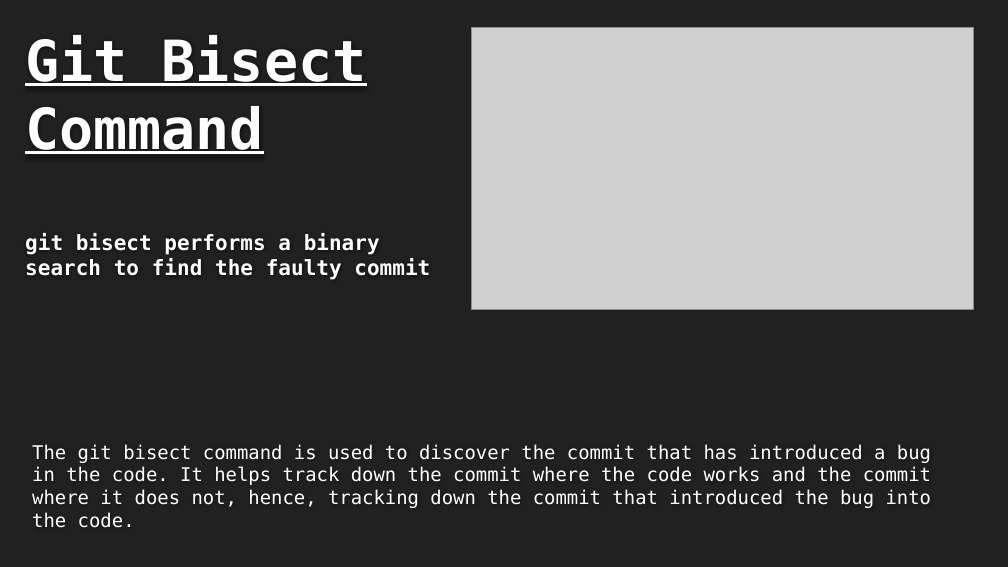
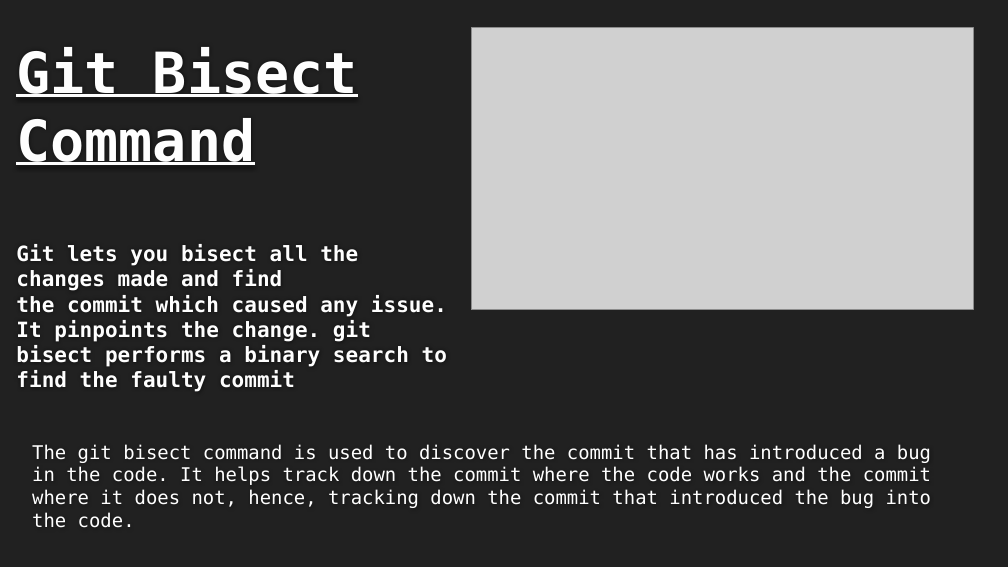
Before and after one commit to Amor-codes/KOSStask, a slide deck: slide 5 of KOSS.pptx. Drawn at 1008x567 pixels with LibreOffice and Linux fonts; fonts in the diff are those of the drawing; grey boxes stand for pictures; background and template pictures are left out. Boxes give left, top, right and bottom in pixels: in the first picture for what was removed or moved away, otherwise in the second. Text is boxed around its words. In the diff, an @@ line names an element or a change of style, - is before the commit and + after.

```diff
--- a/KOSS.pptx
+++ b/KOSS.pptx
@@ title at box(16, 244, 447, 392): text changed @@
-Git Bisect Command
-git bisect performs a binary search to find the faulty commit
+Git Bisect Command
+Git lets you bisect all the changes made and find
+the commit which caused any issue.
+It pinpoints the change. git bisect performs a binary search to find the faulty commit
```
Also in this commit, not shown: 10 other slides changed.
